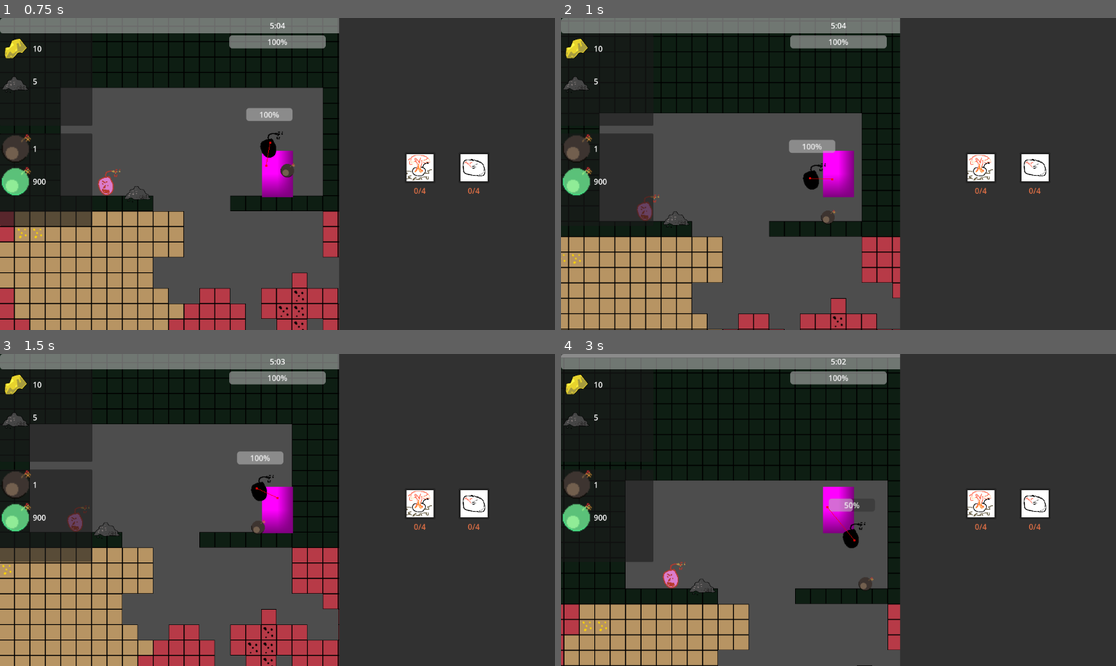
Above: before the commit, frames 1-4 (two rows, left to right).
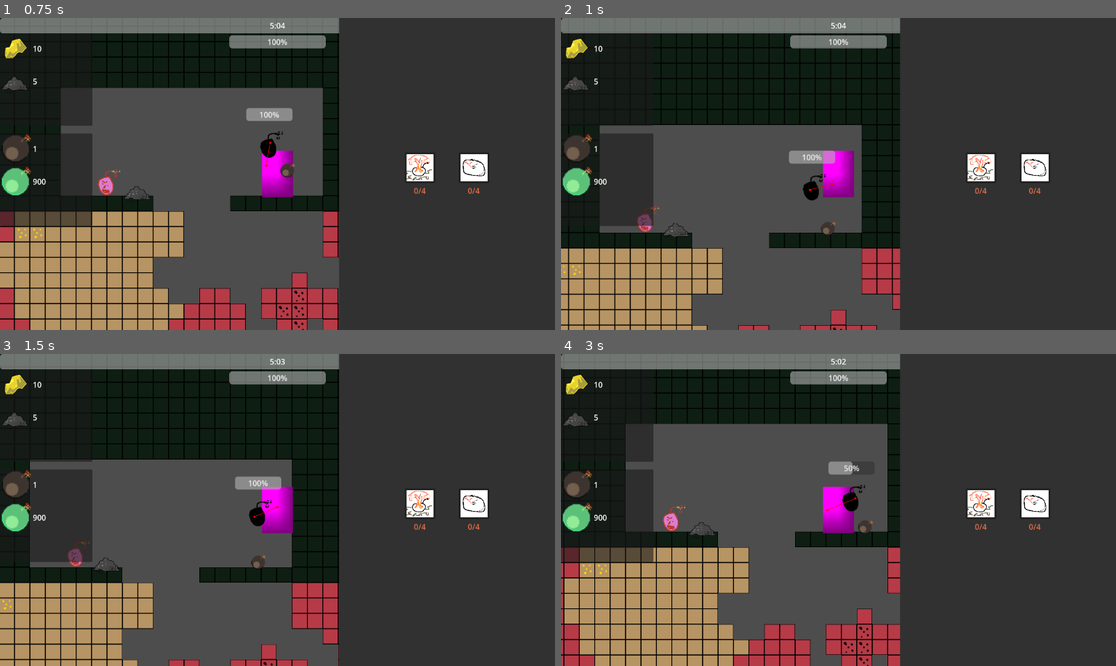
Above: after the commit, the same moments.

Repository: DevFTB/LD57
Game: Godot game, scene res://game.tscn
The game is run twice, just before and just after one commit, with the same random seed, the same clock (stepped at 60 frames per second) and the same inputs.
Inputs (mouse positions are in pixels of both pictures, inside the frame that each line leads up to):
- Up to frame 1 (0.75 s): move the mouse to (399, 158) at 0.52 s; hold D (move_right) from 0.53 s (still down); click (399, 158) at 0.6 s
- Up to frame 2 (1 s): keep holding D (move_right); tap W (jump) at 0.77 s; right-click (960, 158) at 0.8 s
- Up to frame 3 (1.5 s): keep holding D (move_right); tap W (jump) at 1.07 s; move the mouse to (166, 525) at 1.27 s; right-click (166, 525) at 1.35 s
- Up to frame 4 (3 s): tap W (jump) at 1.52, 1.55, 1.82 s; move the mouse to (894, 441) at 2.02 s; release D (move_right) at 2.03 s; hold A (move_left) 2.03-2.78 s; hold W (jump) 2.03-2.78 s; click (894, 441) at 2.3 s; move the mouse to (810, 572) at 2.77 s; hold D (move_right) from 2.78 s (still down); tap E (interact) at 2.85 s

Frame 1 is identical in both runs. In frame 2, 10% of the frame differs, in the area x 0-62%, y 4-100%; in frame 3, 20%; in frame 4, 24%, in the area x 0-62%, y 0-100%.

Commit message:
Vertical traversal (#44)
* added grapple hook and grapple point

* refactored movement control and added jetpack

Diff:
--- /dev/null
+++ b/entities/player/grapple_point.gd
@@ -0,0 +1,98 @@
+extends CharacterBody2D
+class_name GrapplePoint
+signal attached
+
+enum GrappleState {
+	INACTIVE, # Not thrown
+	SEARCHING, # Flying through air to hit something
+	ATTACHED # Hit something and is pulling the player.
+}
+
+## How fast the player moves while being pulled by the hook
+@export var player_pull_speed: float = 1000.0
+
+## The maximum distance at which a hook can attached to the tilemap
+@export var max_attachment_distance := 1500.0
+
+## How fast the grapple point flys through the world
+@export var grapple_point_speed: float = 400.0
+
+## The distance at which the grapple hook stops pulling to avoid janky collisions.
+@export var grapple_min_pull_distance := 60
+
+var grapple_state: GrappleState
+
+var cooldown_active: bool:
+	get:
+		return not grapple_cooldown.is_stopped()
+
+@onready var player: Player = get_parent()
+@onready var grapple_cooldown: Timer = $GrappleCooldown
+
+func _ready() -> void:
+	set_state(GrappleState.INACTIVE)
+
+func _physics_process(_delta: float) -> void:
+	move_and_slide()
+	queue_redraw()
+
+	if grapple_state == GrappleState.SEARCHING:
+		if position.distance_to(player.position) > max_attachment_distance:
+			cancel()
+		elif get_slide_collision_count() > 0:
+			# if it hits a tilemap while searching, attach to it.
+			for i in range(get_slide_collision_count()):
+				var collision := get_slide_collision(i)
+				var collider := collision.get_collider()
+				if collider is TileMapLayer:
+					velocity = Vector2.ZERO
+					set_state(GrappleState.ATTACHED)
+					attached.emit()
+
+func _draw():
+	# draws a line between the player and the grapple point
+	if not grapple_state == GrappleState.INACTIVE:
+		draw_line(Vector2(), player.position - position, Color.ORANGE, 3.0)
+
+## Throws the grapple point in a direction until in hits something
+func throw(direction: Vector2) -> void:
+	if not cooldown_active:
+		position = player.position
+		velocity = direction * player_pull_speed
+		set_state(GrappleState.SEARCHING)
+		grapple_cooldown.start()
+
+## Handles traversal actions from the player
+func handle_action(key: StringName) -> void:
+	if Input.is_action_just_released(key):
+		match grapple_state:
+			GrappleState.INACTIVE:
+				throw(player.global_position.direction_to(player.get_global_mouse_position()))
+			_:
+				cancel()
+				player.current_movement_state = Player.MovementState.FREE
+
+## Calculates the velocity for the player when it's using this traversal method.
+func calculate_frame_velocity(_delta: float) -> Vector2:
+	# pull player towards grapple point
+	var direction := player.position.direction_to(position)
+	var distance := player.position.distance_to(position)
+
+	if distance > grapple_min_pull_distance:
+		return direction * grapple_point_speed
+	else:
+		return Vector2()
+
+## Cancel the search.
+func cancel() -> void:
+	set_state(GrappleState.INACTIVE)
+	velocity = Vector2.ZERO
+
+## Sets the state and visibility of the grapple hook.
+func set_state(new_state: GrappleState) -> void:
+	grapple_state = new_state
+	match grapple_state:
+		GrappleState.INACTIVE:
+			hide()
+		_:
+			show()
--- /dev/null
+++ b/entities/player/jetpack.gd
@@ -0,0 +1,50 @@
+extends Node2D
+class_name Jetpack
+
+enum JetpackState {
+    OFF, ON
+}
+
+## The current amount of fuel in the jetpack.
+@export var fuel: float = 100.0
+
+## How fast the jetpack burns fuel.
+@export var fuel_burn_rate: float = 1.0
+
+## The force applied by the jetpack.
+@export var acceleration := 2000.0
+
+## Maximum speed whilst being pushed by the jetpack.
+@export var maximum_speed := 1000.0
+
+var state: JetpackState = JetpackState.OFF
+
+@onready var player: Player = get_parent()
+
+func handle_action(key: StringName) -> void:
+    # Take control when traverse action is pressed.
+    if Input.is_action_just_pressed(key):
+        state = JetpackState.ON
+        player.current_movement_state = Player.MovementState.JETPACK
+
+    elif Input.is_action_just_released(key):
+        state = JetpackState.OFF
+        player.current_movement_state = Player.MovementState.FREE
+
+func _physics_process(delta: float) -> void:
+    # Burn fuel when on.
+    if state == JetpackState.ON:
+        fuel = move_toward(fuel, 0, fuel_burn_rate * delta)
+
+## Calculates the velocity for the player when it's using this traversal method.
+func calculate_frame_velocity(delta: float) -> Vector2:
+    if state == JetpackState.ON and not is_zero_approx(fuel):
+        var jetpack_thrust := Vector2.UP * acceleration * delta
+        var new_frame_velocity = jetpack_thrust + player._frame_velocity
+        new_frame_velocity = new_frame_velocity.limit_length(maximum_speed)
+        return new_frame_velocity
+    else:
+        return Vector2()
+
+func add_fuel(amount: float) -> void:
+    fuel += amount
--- a/entities/player/player.gd
+++ b/entities/player/player.gd
@@ -1,10 +1,5 @@
 extends GroundedCharacterController
 class_name Player
-
-class ThrowReleasedEventData:
-	var position: Vector2
-	var impulse: Vector2
-	var bomb_type: BombType
 
 signal interacted
 
@@ -12,12 +7,22 @@
 signal throw_released(data: ThrowReleasedEventData)
 signal depth_changed(depth)
 
+enum MovementState {
+	FREE, GRAPPLE, JETPACK
+}
+
+enum TraversalMethod {
+	NONE, GRAPPLE, JETPACK
+}
+
 @export var available_bomb_types: Array[BombType]
 
 @export var throw_cooldown := 0.3
 @export var throw_force_curve: Curve
 @export var throw_strength_curve: Curve
 @export var maximum_throw_hold_time := 1.0
+
+@export var traversal_method: TraversalMethod = TraversalMethod.NONE
 
 var _holding_throw := false
 var _throw_action_held_time := 0.0
@@ -27,11 +32,15 @@
 
 var upgrade_state: PlayerUpgradeState = PlayerUpgradeState.new()
 
+var current_movement_state: MovementState = MovementState.FREE
+
 @onready var mineral_inventory_component: InventoryComponent = $MineralInventoryComponent
 @onready var bomb_inventory_component: InventoryComponent = $BombInventoryComponent
-@onready var health_component : HealthComponent = $HealthComponent
+@onready var health_component: HealthComponent = $HealthComponent
 @onready var bomb_cooldown: Timer = $BombCooldown
-@onready var spawn_location : Vector2 = global_position
+@onready var grapple_point: GrapplePoint = $GrapplePoint
+@onready var jetpack: Jetpack = $Jetpack
+@onready var spawn_location: Vector2 = global_position
 @onready var animation = $AnimationPlayer
 
 func _ready() -> void:
@@ -41,19 +50,35 @@
 		var items := inv.get_items()
 		selected_bomb_item = items.front()
 
+	grapple_point.attached.connect(_on_grapple_attached)
+
 	#connect signals
 	if health_component:
 		health_component.died.connect(_on_death)
 
-	#set spawn location
+func _physics_process(delta: float) -> void:
+	check_collsions()
 
-func _process(delta):
-	if not health_component.is_dead:
-		super._process(delta)
+	match traversal_method:
+		TraversalMethod.GRAPPLE:
+			grapple_point.handle_action(&"traverse")
+		TraversalMethod.JETPACK:
+			jetpack.handle_action(&"traverse")
 
-func _physics_process(delta: float) -> void:
+	match current_movement_state:
+		MovementState.FREE:
+			handle_jump()
+			handle_direction(delta)
+			handle_gravity(delta)
+		MovementState.GRAPPLE:
+			handle_grapple(delta)
+		MovementState.JETPACK:
+			handle_direction(delta)
+			handle_gravity(delta)
+			handle_jetpack(delta)
 
-	super._physics_process(delta)
+	apply_movement()
+
 	current_depth = calculate_depth(global_position.y)
 	if not health_component.is_dead:
 		if Input.is_action_just_pressed("interact"):
@@ -81,6 +106,18 @@
 			if _throw_action_held_time > maximum_throw_hold_time:
 				_on_throw_release(1.0)
 
+func handle_grapple(delta: float) -> void:
+	_frame_velocity = grapple_point.calculate_frame_velocity(delta)
+
+func _on_grapple_attached() -> void:
+	current_movement_state = MovementState.GRAPPLE
+
+func handle_jetpack(delta: float) -> void:
+	_frame_velocity = jetpack.calculate_frame_velocity(delta)
+
+func _process(delta):
+	if not health_component.is_dead:
+		super._process(delta)
 func switch_selected_bomb(index: int) -> void:
 	var items := bomb_inventory_component.inventory.get_items()
 
@@ -127,7 +164,6 @@
 
 #calculates depth based on spawn position
 func calculate_depth(current_y):
-
 	var depth = (current_y - spawn_location.y) / 32 * 0.5
 	if depth != current_depth:
 		depth_changed.emit(depth)
@@ -136,12 +172,15 @@
 func _on_bomb_cooldown_timeout():
 	can_throw = true
 
+class ThrowReleasedEventData:
+	var position: Vector2
+	var impulse: Vector2
+	var bomb_type: BombType
+
 func _on_death():
 	health_component.is_invulnerable = true
 	#drop all resources
-	animation.play("death") #plays death animation and resets the player when it is done.
-
-
+	animation.play("death") # plays death animation and resets the player when it is done.
 
 func _on_animation_player_animation_finished(anim_name):
 	if anim_name == "death":
@@ -149,4 +188,3 @@
 		animation.play("RESET")
 		velocity = Vector2.ZERO
 		global_position = spawn_location
-	pass # Replace with function body.
--- a/entities/player/player.tscn
+++ b/entities/player/player.tscn
@@ -7,6 +7,9 @@
 [ext_resource type="PackedScene" uid="uid://bdhnok20thjuo" path="res://entities/common/health_component.tscn" id="5_fkugw"]
 [ext_resource type="PackedScene" uid="uid://eenrl1ayi2xr" path="res://entities/common/hurtbox_component.tscn" id="6_8fjmc"]
 [ext_resource type="Script" uid="uid://lw70x0du5vba" path="res://entities/player/bomb_strength_progress_bar.gd" id="7_qiwj3"]
+[ext_resource type="Script" uid="uid://yprph7eiqbic" path="res://entities/player/grapple_point.gd" id="8_26q78"]
+[ext_resource type="Texture2D" uid="uid://b6753y8fi3avo" path="res://entities/player/grapple/grapple_hook.png" id="9_bectd"]
+[ext_resource type="Script" uid="uid://cc2j1e84os7o7" path="res://entities/player/jetpack.gd" id="10_wvtmh"]
 
 [sub_resource type="Curve" id="Curve_qiwj3"]
 _limits = [0.0, 1000.0, 0.0, 1.0]
@@ -35,6 +38,8 @@
 gradient = SubResource("Gradient_8fjmc")
 width = 112
 height = 24
+
+[sub_resource type="CircleShape2D" id="CircleShape2D_bectd"]
 
 [sub_resource type="Animation" id="Animation_26q78"]
 length = 0.001
@@ -103,6 +108,7 @@
 throw_force_curve = SubResource("Curve_qiwj3")
 throw_strength_curve = SubResource("Curve_26q78")
 maximum_throw_hold_time = 5.0
+traversal_method = 2
 
 [node name="Sprite2D" type="Sprite2D" parent="."]
 position = Vector2(-1.43051e-06, -1.90735e-06)
@@ -145,6 +151,24 @@
 script = ExtResource("7_qiwj3")
 player = NodePath("..")
 
+[node name="GrapplePoint" type="CharacterBody2D" parent="."]
+top_level = true
+collision_layer = 0
+script = ExtResource("8_26q78")
+
+[node name="CollisionShape2D" type="CollisionShape2D" parent="GrapplePoint"]
+shape = SubResource("CircleShape2D_bectd")
+
+[node name="GrappleHookSprite" type="Sprite2D" parent="GrapplePoint"]
+texture = ExtResource("9_bectd")
+
+[node name="GrappleCooldown" type="Timer" parent="GrapplePoint"]
+wait_time = 2.0
+one_shot = true
+
+[node name="Jetpack" type="Node2D" parent="."]
+script = ExtResource("10_wvtmh")
+
 [node name="AnimationPlayer" type="AnimationPlayer" parent="."]
 libraries = {
 &"": SubResource("AnimationLibrary_bectd")
--- a/project.godot
+++ b/project.godot
@@ -81,6 +81,11 @@
 "events": [Object(InputEventKey,"resource_local_to_scene":false,"resource_name":"","device":-1,"window_id":0,"alt_press …(195 unchanged characters)…
 ]
 }
+traverse={
+"deadzone": 0.2,
+"events": [Object(InputEventMouseButton,"resource_local_to_scene":false,"resource_name":"","device":-1,"window_id":0,"alt_pressed":false,"shift_pressed":false,"ctrl_pressed":false,"meta_pressed":false,"button_mask":2,"position":Vector2(98, 10),"global_position":Vector2(107, 56),"factor":1.0,"button_index":2,"canceled":false,"pressed":true,"double_click":false,"script":null)
+]
+}
 
 [layer_names]
 
Binary file added: entities/player/grapple/grapple_hook.png
Not shown, added: entities/player/grapple/grapple_hook.png.import
Not shown, added: entities/player/grapple_point.gd.uid
Not shown, added: entities/player/jetpack.gd.uid
Not shown: 1 places in entities/player/player.tscn that only renumber resources
